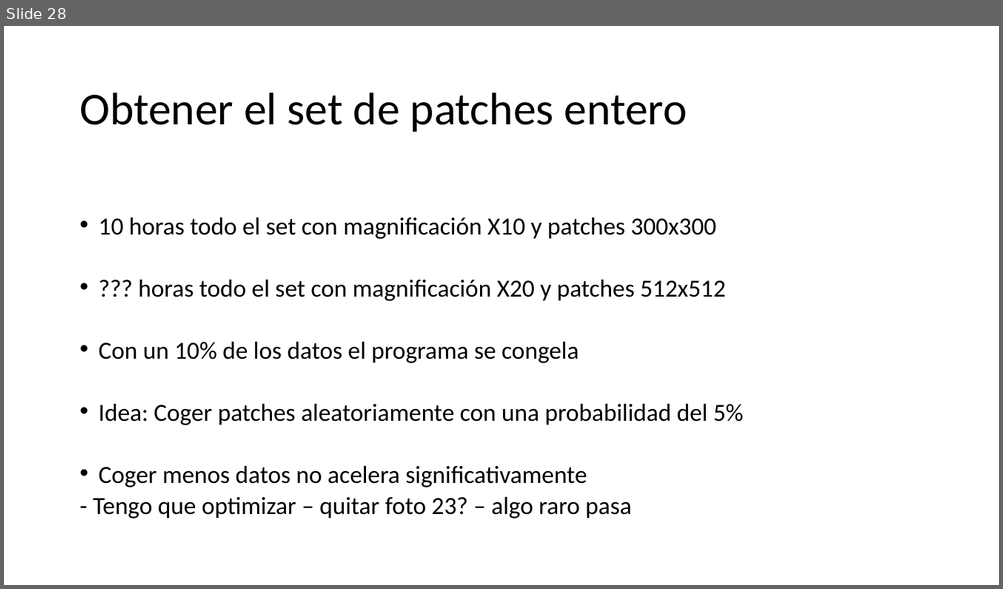
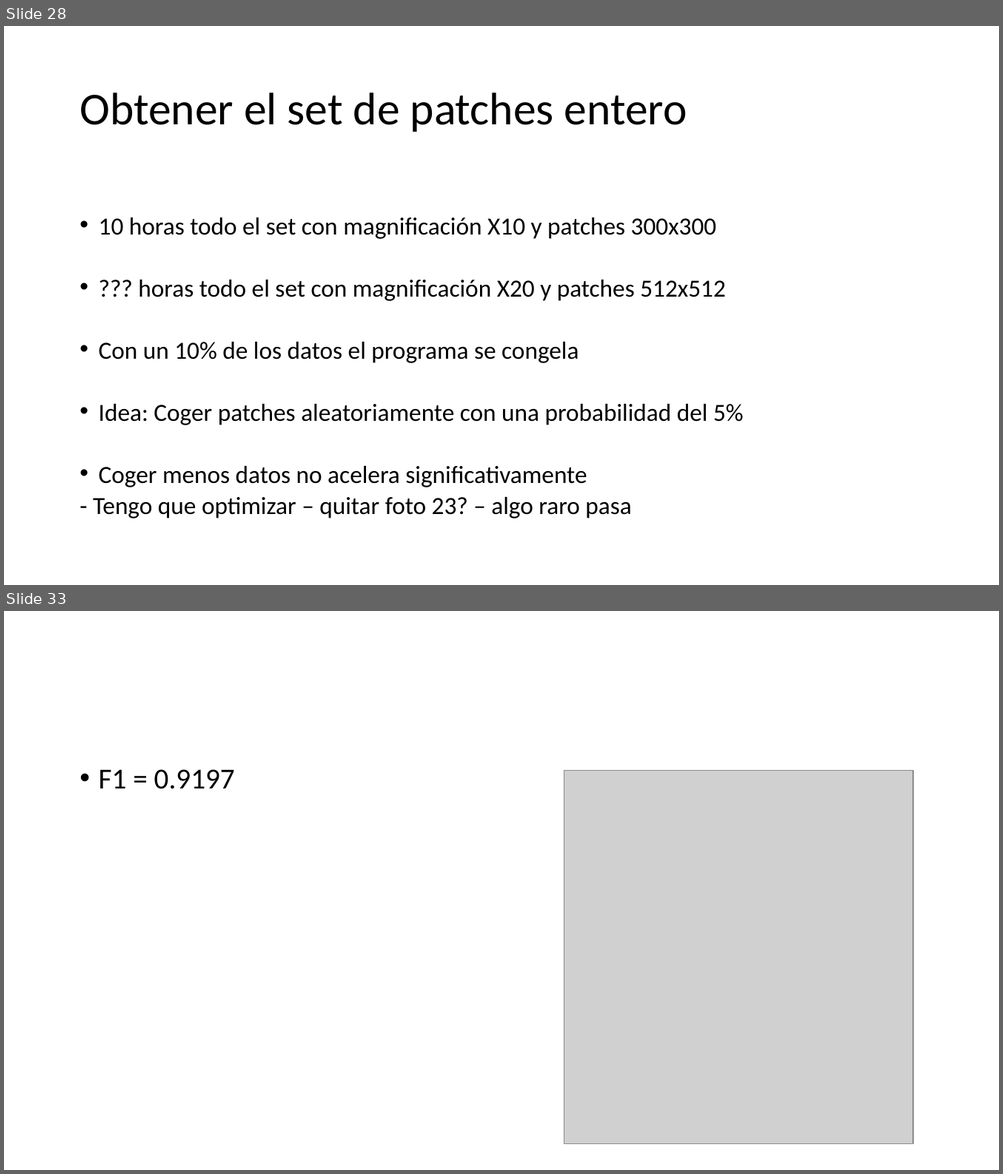
Before and after one commit to alejandroborj/heterogeneous-data, a slide deck: pregunta.pptx. Shown one above the other, each under a label of ours: slide 28 before the commit, slides 28 and 33 after it; the slides between them are not shown. The pictures are 1003x589 and 1003x1174 pixels, drawn with LibreOffice and Linux fonts; fonts in the diff are those of the drawing; grey boxes stand for pictures. Boxes give left, top, right and bottom in pixels: in the first picture for what was removed or moved away, otherwise in the second. Text is boxed around its words. In the diff, an @@ line names an element or a change of style, - is before the commit and + after.

```diff
--- a/pregunta.pptx
+++ b/pregunta.pptx
@@ slide 33 added at <box>4,611,999,1170</box>, background #FFFFFF @@
@@ text added at <box>99,769,235,789</box>, 28 pt, text #000000 @@
+• F1 = 0.9197
@@ picture added at <box>564,771,913,1145</box> @@
```
Also in this commit, not shown: 4 other slides added, 19 other files.
